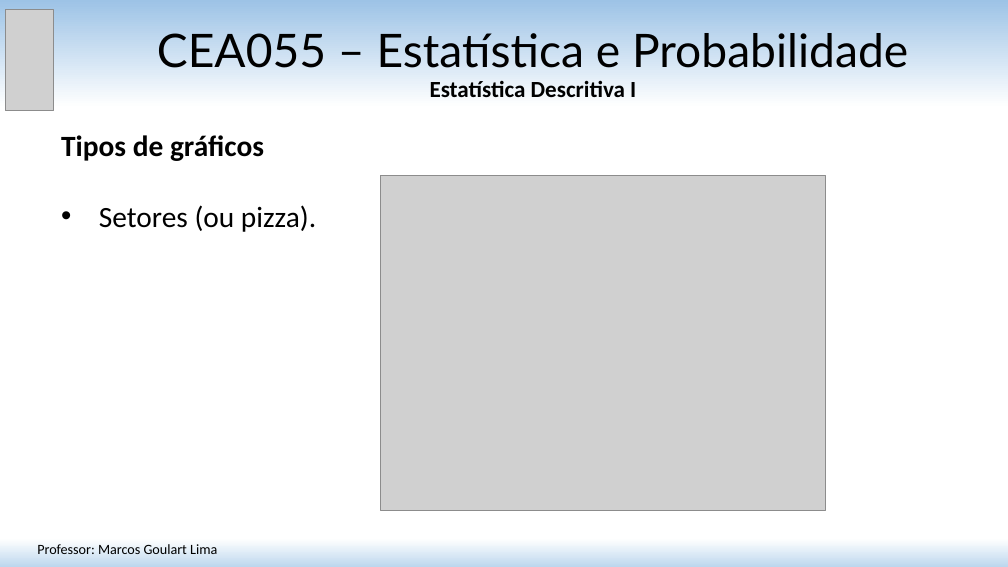
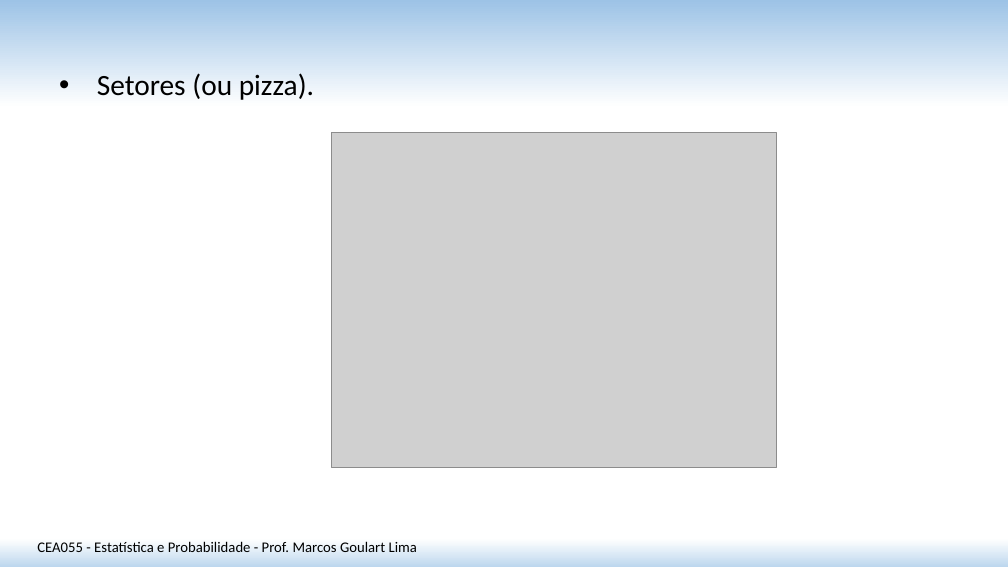
Before and after one commit to matmarcos/minhas-aulas, a slide deck: slide 14 of content/2026-2/cea055-estatistica-probabilidade/01-estatistica-descritiva-i/Aula_01_Estatistica_Descritiva_I.pptx (slide 13 before the commit). Drawn at 1008x567 pixels with LibreOffice and Linux fonts; fonts in the diff are those of the drawing; grey boxes stand for pictures. Boxes give left, top, right and bottom in pixels: in the first picture for what was removed or moved away, otherwise in the second. Text is boxed around its words. In the diff, an @@ line names an element or a change of style, - is before the commit and + after.

```diff
--- a/content/2026-2/cea055-estatistica-probabilidade/01-estatistica-descritiva-i/Aula_01_Estatistica_Descritiva_I.pptx
+++ b/content/2026-2/cea055-estatistica-probabilidade/01-estatistica-descritiva-i/Aula_01_Estatistica_Descritiva_I.pptx
@@ picture removed at (x1=5, y1=9, x2=54, y2=110) @@
@@ title removed at (x1=157, y1=33, x2=908, y2=97) @@
-CEA055 – Estatística e Probabilidade
-Estatística Descritiva I
@@ text "Setores (ou pizza)." moved from (x1=61, y1=135, x2=316, y2=232) to (x1=97, y1=73, x2=314, y2=100) @@
@@ text at (x1=61, y1=135, x2=264, y2=161): paragraph removed @@
-Tipos de gráficos
@@ picture moved from (x1=380, y1=175, x2=826, y2=510) to (x1=331, y1=132, x2=777, y2=467) @@
@@ text at (x1=37, y1=541, x2=417, y2=552): text changed; size 13.5 to 14 pt @@
-Professor: Marcos Goulart Lima
+CEA055 - Estatística e Probabilidade - Prof. Marcos Goulart Lima
```
Also in this commit, not shown: 16 other slides changed, 17 slides added, 14 slides removed, 3 other files.
